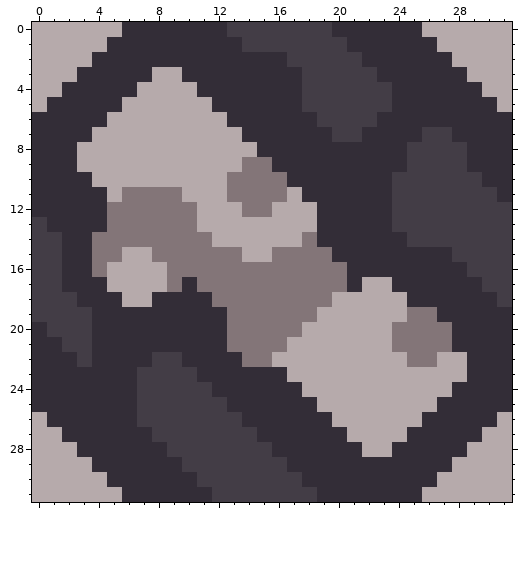
Two states of a pixel-art sprite, sprites/blocks/environment/lined-metal-floor-white5.png. The picture above was drawn from the file before the commit.
The file is 32x32 pixels.
Once edited:
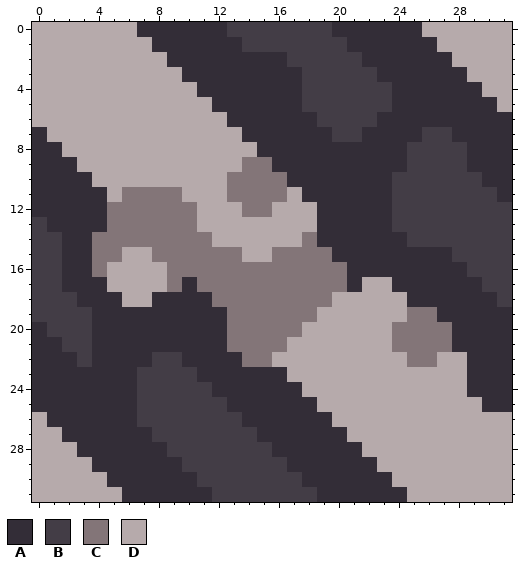
Palette (. is transparent): A #332d37  B #433d46  C #837578  D #b6aaab
Changes in this commit:
@@ x 0..10 @@
- 0 DDDDDDAAAAA
- 1 DDDDDAAAAAA
- 2 DDDDAAAAAAA
- 3 DDDAAAAADDA
- 4 DDAAAAADDDD
- 5 DAAAAADDDDD
- 6 AAAAADDDDDD
- 7 AAAADDDDDDD
- 8 AAADDDDDDDD
+ 0 DDDDDDDAAAA
+ 1 DDDDDDDDAAA
+ 2 DDDDDDDDDAA
+ 3 DDDDDDDDDDA
+ 4 DDDDDDDDDDD
+ 5 DDDDDDDDDDD
+ 6 DDDDDDDDDDD
+ 7 ADDDDDDDDDD
+ 8 AADDDDDDDDD
  9 AAADDDDDDDD
@@ x 21..31 @@
 23 DDDDDDDDAAA
-24 DDDDDDDAAAA
-25 DDDDDDAAAAA
-26 DDDDDAAAAAD
-27 DDDDAAAAADD
-28 ADDAAAAADDD
-29 AAAAAAADDDD
-30 AAAAAADDDDD
-31 AAAAADDDDDD
+24 DDDDDDDDAAA
+25 DDDDDDDDDAA
+26 DDDDDDDDDDD
+27 DDDDDDDDDDD
+28 ADDDDDDDDDD
+29 AADDDDDDDDD
+30 AAADDDDDDDD
+31 AAAADDDDDDD
Changed places in both pictures, as pixel boxes (x1, y1, x2, y2):
changed: (32, 22, 167, 157)
changed: (377, 382, 497, 502)
